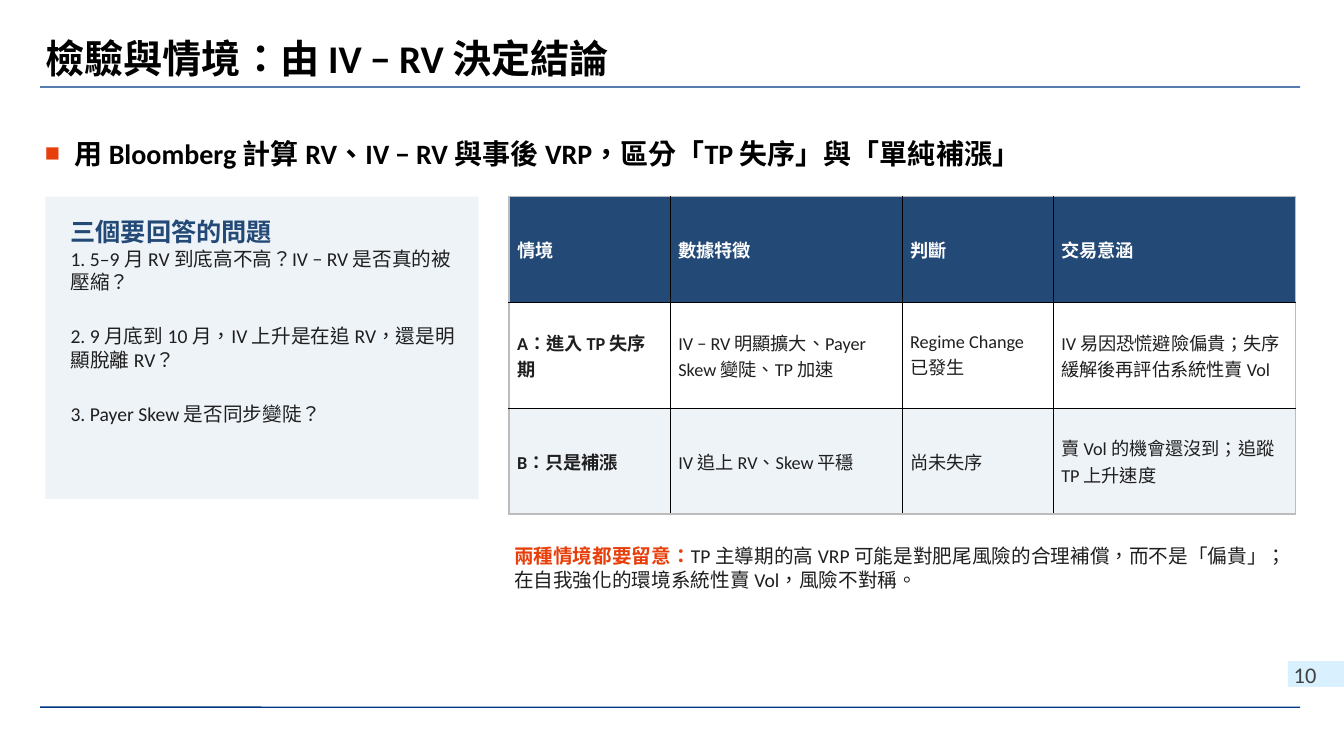
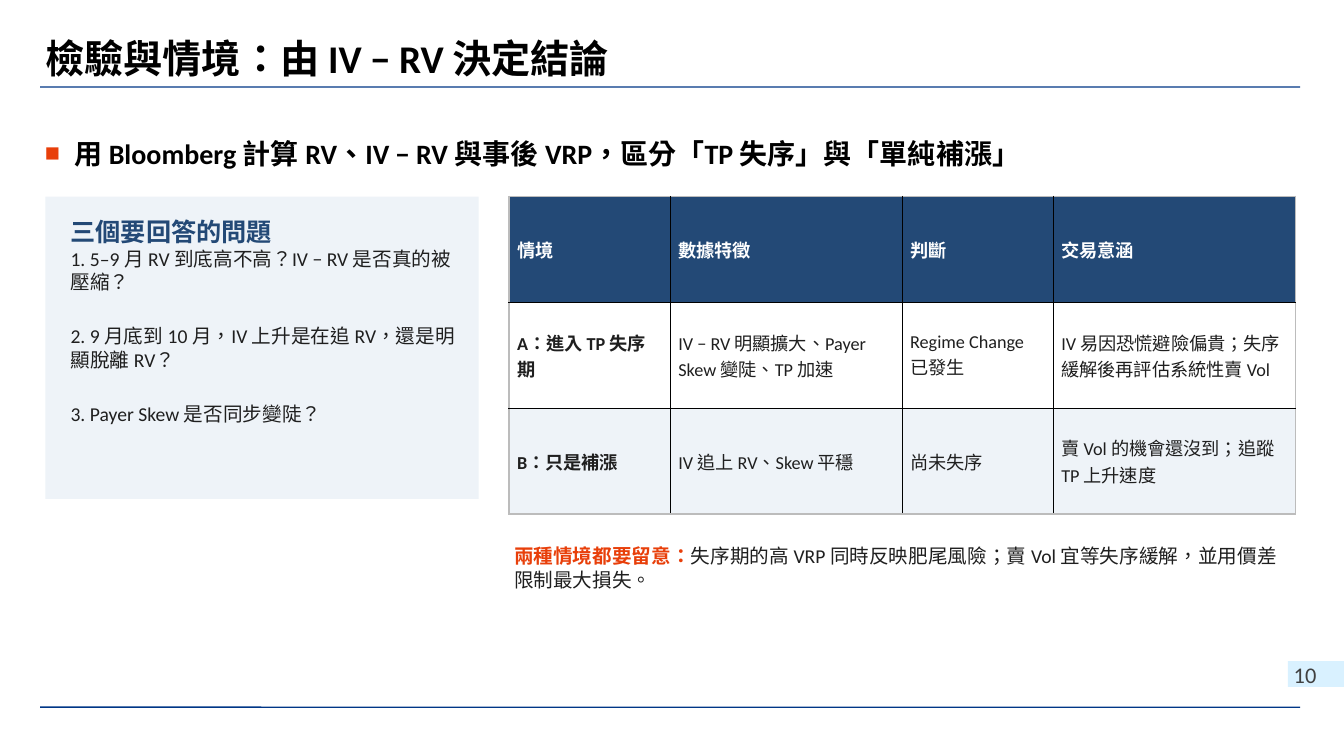
Before and after one commit to wlinoxox/US-Bond-Vol, a slide deck: slide 10 of slides/2026-10-03_us-treasury-vol-regime-change.pptx. Drawn at 1344x756 pixels with LibreOffice and Linux fonts; fonts in the diff are those of the drawing; background and template pictures are left out. Boxes give left, top, right and bottom in pixels: in the first picture for what was removed or moved away, otherwise in the second. Text is boxed around its words. In the diff, an @@ line names an element or a change of style, - is before the commit and + after.

```diff
--- a/slides/2026-10-03_us-treasury-vol-regime-change.pptx
+++ b/slides/2026-10-03_us-treasury-vol-regime-change.pptx
@@ text at (514, 546, 1277, 589): text changed @@
-兩種情境都要留意：TP 主導期的高 VRP 可能是對肥尾風險的合理補償，而不是「偏貴」；在自我強化的環境系統性賣 Vol，風險不對稱。
+兩種情境都要留意：失序期的高 VRP 同時反映肥尾風險；賣 Vol 宜等失序緩解，並用價差限制最大損失。
```
Also in this commit, not shown: 6 other slides changed, 1 slide removed, 1 other file.
